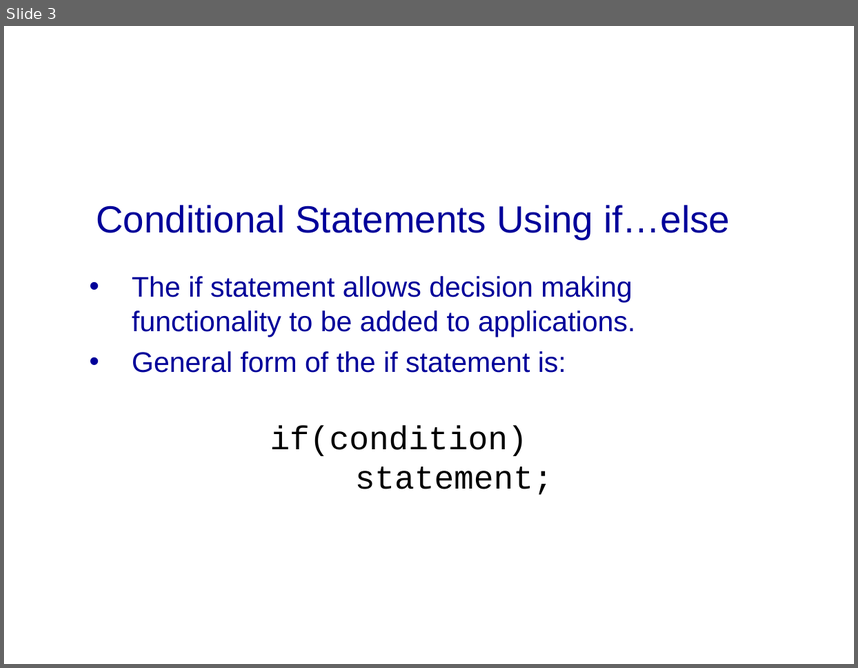
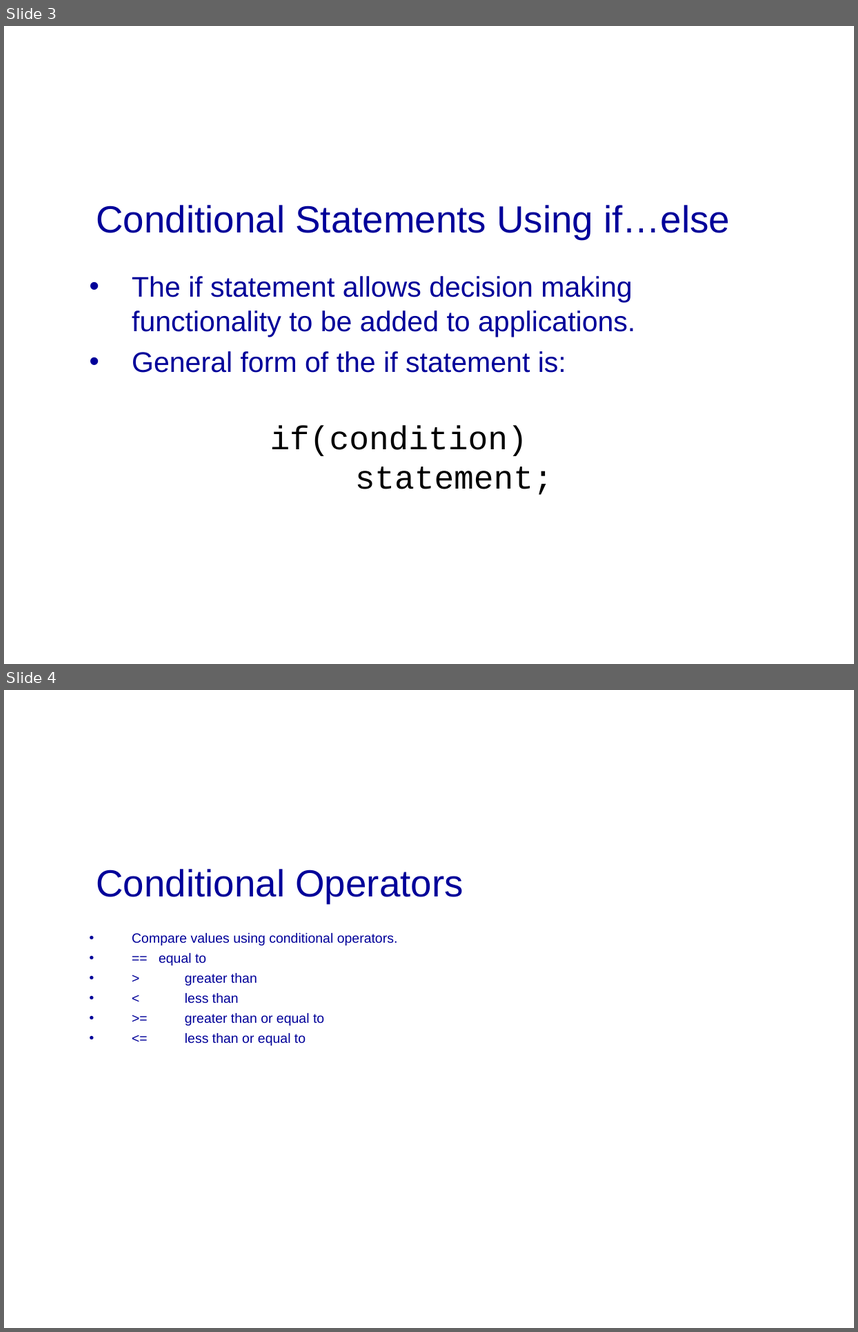
Before and after one commit to mikeg64/iome, a slide deck: src/examples/course/c/presentation/IntrotoC2.ppt. Shown one above the other, each under a label of ours: slide 3 before the commit, slides 3 and 4 after it. The pictures are 858x668 and 858x1332 pixels, drawn with LibreOffice and Linux fonts; fonts in the diff are those of the drawing; background and template pictures are left out. Boxes give left, top, right and bottom in pixels: in the first picture for what was removed or moved away, otherwise in the second. Text is boxed around its words. In the diff, an @@ line names an element or a change of style, - is before the commit and + after.

```diff
--- a/src/examples/course/c/presentation/IntrotoC2.ppt
+++ b/src/examples/course/c/presentation/IntrotoC2.ppt
@@ slide 4 added at (4, 690, 854, 1328), background picture (left out) @@
@@ text added at (96, 869, 463, 903), 32 pt, text #000099 @@
+Conditional Operators
@@ text added at (132, 933, 398, 1045), 11.4 pt, text #000099 @@
+• Compare values using conditional operators.
+• == equal to
+• > greater than
+• < less than
+• >= greater than or equal to
+• <= less than or equal to
```
Also in this commit, not shown: 2 slides changed, 2 other slides added, 7 other files.
